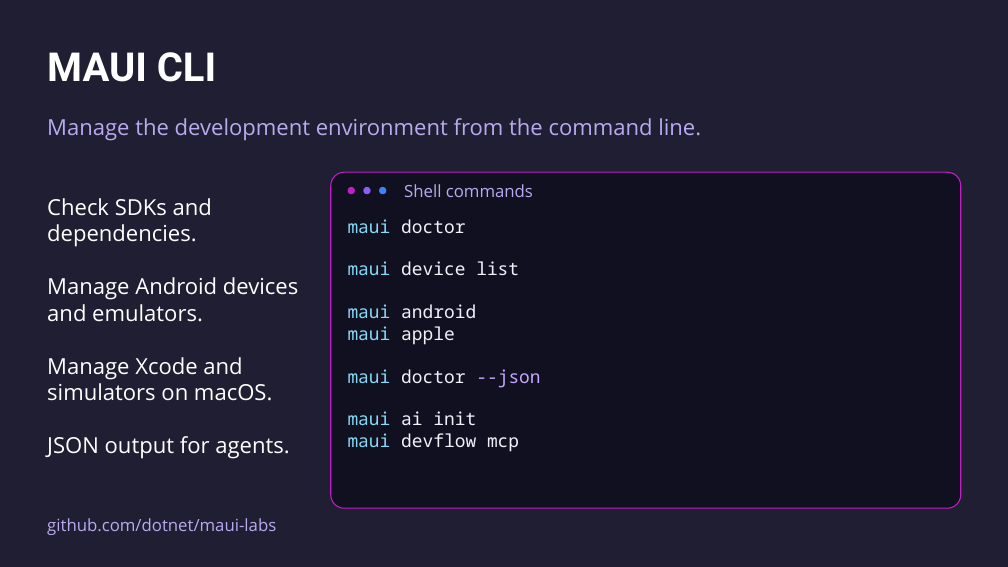
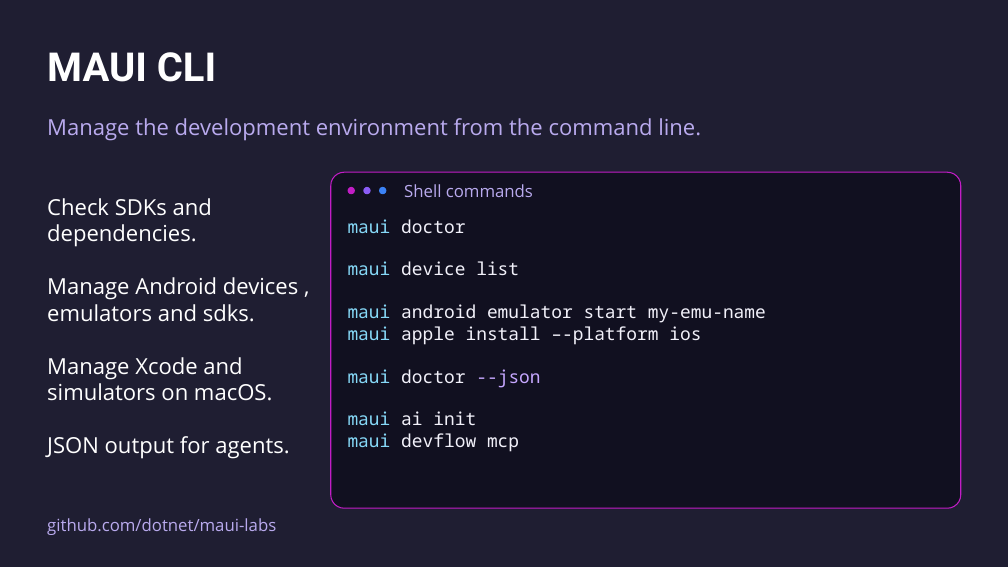
Before and after one commit to mattleibow/dotnetconf2026, a slide deck: slide 7 of slides.pptx (slide 5 before the commit). Drawn at 1008x567 pixels with LibreOffice and Linux fonts; fonts in the diff are those of the drawing. Boxes give left, top, right and bottom in pixels: in the first picture for what was removed or moved away, otherwise in the second. Text is boxed around its words. In the diff, an @@ line names an element or a change of style, - is before the commit and + after.

```diff
--- a/slides.pptx
+++ b/slides.pptx
@@ text at (47,277,298,322): text changed @@
-Manage Android devices and emulators.
+Manage Android devices , emulators and sdks.
@@ text at (348,304,766,345): text changed @@
-maui android
-maui apple
+maui android emulator start my-emu-name
+maui apple install –-platform ios
```
Also in this commit, not shown: 23 other slides changed, 1 slide added.
